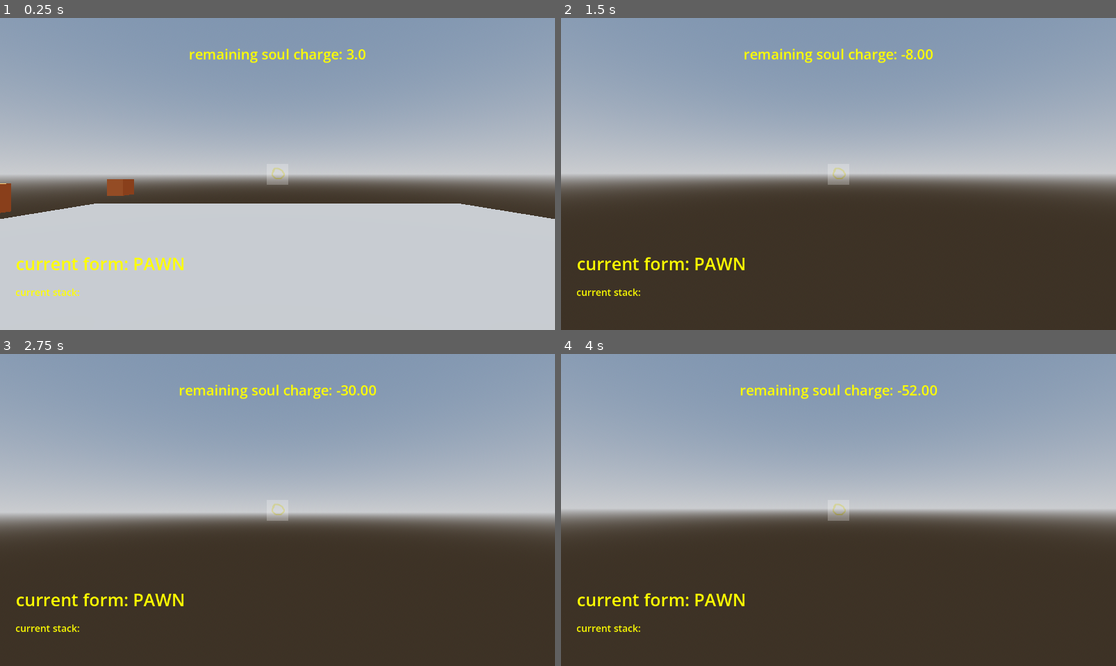
Above: before the commit, frames 1-4 (two rows, left to right).
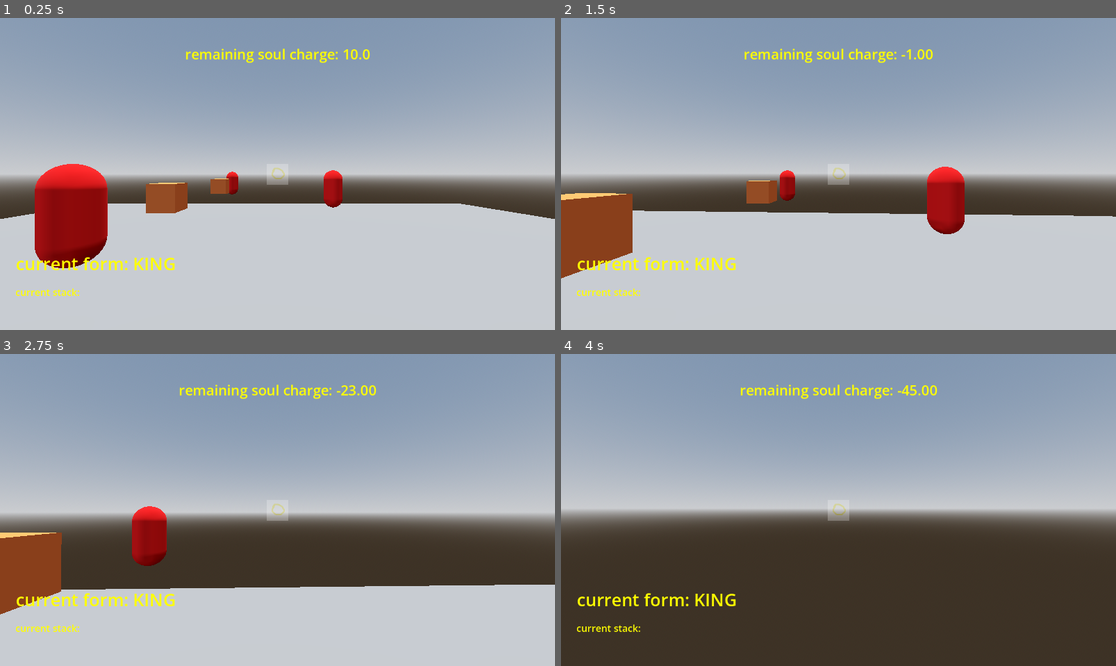
Above: after the commit, the same moments.

Repository: MarGamaDev/wolfenlike
Game: Godot game, scene res://Player/player test/player_test.tscn
Two runs of this game, one before a commit and one after it. Both use one fixed random seed, a clock stepped at 60 frames per second and the inputs below.
Inputs (mouse positions are in pixels of both pictures, inside the frame that each line leads up to):
- Up to frame 1 (0.25 s): no input
- Up to frame 2 (1.5 s): tap Enter at 0.5 s; move the mouse to (866, 174) at 0.52 s; hold W (player_forward) from 0.53 s (still down); tap Space (space) at 0.6 s; move the mouse to (810, 174) at 1.27 s; click (810, 174) at 1.35 s
- Up to frame 3 (2.75 s): keep holding W (player_forward); tap Space (space) at 1.55, 2.3 s; move the mouse to (288, 503) at 2.02 s; right-click (288, 503) at 2.1 s
- Up to frame 4 (4 s): keep holding W (player_forward); move the mouse to (832, 516) at 2.77 s; tap Space (space) at 2.85, 3.8 s; move the mouse to (877, 513) at 3.52 s; tap T (test_stop_dash) at 3.6 s

The runs differ from the first frame. In frame 1, 6.5% of the frame differs, in the area x 0-67%, y 9-81%; in frame 2, 40%, in the area x 0-100%, y 10-100%; in frame 3, 28%; in frame 4, 0.3%.

Commit message:
made a basic enemy and enemymanager
enemy snaps to grid

Diff:
--- /dev/null
+++ b/Enemies/enemy.gd
@@ -0,0 +1,6 @@
+class_name Enemy extends CharacterBody3D
+
+var grid_position : Vector2
+
+func on_hit(damage : float):
+	pass
--- /dev/null
+++ b/Enemies/enemy.tscn
@@ -0,0 +1,21 @@
+[gd_scene format=3 uid="uid://gjjyuimclynh"]
+
+[ext_resource type="Script" uid="uid://ym1h7imqx4eh" path="res://Enemies/enemy.gd" id="1_3ih25"]
+
+[sub_resource type="CapsuleShape3D" id="CapsuleShape3D_3ih25"]
+
+[sub_resource type="StandardMaterial3D" id="StandardMaterial3D_bxkaj"]
+albedo_color = Color(1, 0, 0, 1)
+
+[sub_resource type="CapsuleMesh" id="CapsuleMesh_47qgu"]
+material = SubResource("StandardMaterial3D_bxkaj")
+
+[node name="Enemy" type="CharacterBody3D" unique_id=1983620596 groups=["enemy"]]
+script = ExtResource("1_3ih25")
+metadata/_custom_type_script = "uid://ym1h7imqx4eh"
+
+[node name="CollisionShape3D" type="CollisionShape3D" parent="." unique_id=671428901]
+shape = SubResource("CapsuleShape3D_3ih25")
+
+[node name="MeshInstance3D" type="MeshInstance3D" parent="." unique_id=1973555824]
+mesh = SubResource("CapsuleMesh_47qgu")
--- /dev/null
+++ b/Enemies/enemy_manager.gd
@@ -0,0 +1,35 @@
+class_name EnemyManager extends Node3D
+
+@export var grid_size : int = 7
+@export var enemy_y_level : float = 1.8
+
+##currently an export just for testing
+var enemies : Array[Enemy] = []
+
+func _ready() -> void:
+	for i in get_children():
+		enemies.append(i)
+	print(enemies.size())
+	align_enemies()
+
+
+func align_enemies() -> void:
+	var spaces_taken : Array[Vector2] = []
+	for enemy : Enemy in enemies:
+		enemy.position.y = enemy_y_level
+		print(enemy.position)
+		var z_factor : float = floor(enemy.global_position.z / grid_size)
+		var x_factor : float = floor(enemy.global_position.x / grid_size)
+		enemy.grid_position = Vector2(x_factor,z_factor)
+		var space_taken_flag : bool = false
+		for coords in spaces_taken:
+			if enemy.grid_position == coords:
+				space_taken_flag = true
+		if space_taken_flag == false:
+			spaces_taken.append(enemy.grid_position)
+			enemy.global_position.z = (z_factor * grid_size) + (grid_size / 2)
+			enemy.global_position.x = (x_factor * grid_size) + (grid_size / 2)
+		else:
+			print("space taken!")
+		print(enemy.global_position)
+	pass
--- /dev/null
+++ b/Enemies/enemy_manager.tscn
@@ -0,0 +1,7 @@
+[gd_scene format=3 uid="uid://k0cst8r2vlvq"]
+
+[ext_resource type="Script" uid="uid://7ur6ithlc7do" path="res://Enemies/enemy_manager.gd" id="1_md8k8"]
+
+[node name="EnemyManager" type="Node3D" unique_id=647834905]
+script = ExtResource("1_md8k8")
+metadata/_custom_type_script = "uid://7ur6ithlc7do"
--- a/Player/player test/player_test.tscn
+++ b/Player/player test/player_test.tscn
@@ -3,7 +3,9 @@
 [ext_resource type="PackedScene" uid="uid://1bildu1y17ot" path="res://Player/player.tscn" id="1_r0ush"]
 [ext_resource type="Texture2D" uid="uid://bvwpteps4vk1w" path="res://testing stuff/temp crosshair.png" id="2_40dfu"]
 [ext_resource type="Script" uid="uid://bs3lfg2ug8uom" path="res://testing stuff/enemy_test.gd" id="2_f35bt"]
+[ext_resource type="PackedScene" uid="uid://gjjyuimclynh" path="res://Enemies/enemy.tscn" id="3_1ny3e"]
 [ext_resource type="PackedScene" uid="uid://cl8evi2c0lcyx" path="res://game objects/soul_pickup.tscn" id="4_sx4cf"]
+[ext_resource type="PackedScene" uid="uid://k0cst8r2vlvq" path="res://Enemies/enemy_manager.tscn" id="5_kx4w0"]
 
 [sub_resource type="ProceduralSkyMaterial" id="ProceduralSkyMaterial_fo6mw"]
 sky_horizon_color = Color(0.66224277, 0.6717428, 0.6867428, 1)
@@ -30,12 +32,32 @@
 [node name="WorldEnvironment" type="WorldEnvironment" parent="." unique_id=1603588350]
 environment = SubResource("Environment_ub18d")
 
-[node name="Player" parent="." unique_id=590664996 node_paths=PackedStringArray("test_soul_label", "test_stack_label", "name_label_test") groups=["player"] instance=ExtResource("1_r0ush")]
+[node name="Player" parent="." unique_id=590664996 node_paths=PackedStringArray("test_soul_label", "test_stack_label", "name_label_test") instance=ExtResource("1_r0ush")]
 transform = Transform3D(1, 0, 0, 0, 1, 0, 0, 0, 1, 0, 1.8187981, 0)
-test_form = 1
+test_form = 0
 test_soul_label = NodePath("../temp ui/SoulTestLabel")
 test_stack_label = NodePath("../temp ui/testformlabel2")
 name_label_test = NodePath("../temp ui/testformlabel")
+
+[node name="EnemyManager" parent="." unique_id=647834905 instance=ExtResource("5_kx4w0")]
+
+[node name="Enemy" parent="EnemyManager" unique_id=1983620596 instance=ExtResource("3_1ny3e")]
+transform = Transform3D(1, 0, 0, 0, 1, 0, 0, 0, 1, -2.2249293, 1.8210084, -6.747752)
+
+[node name="Enemy4" parent="EnemyManager" unique_id=765987639 instance=ExtResource("3_1ny3e")]
+transform = Transform3D(1, 0, 0, 0, 1, 0, 0, 0, 1, 2.2210793, 1.8210084, 2.2705827)
+
+[node name="Enemy5" parent="EnemyManager" unique_id=581034698 instance=ExtResource("3_1ny3e")]
+transform = Transform3D(1, 0, 0, 0, 1, 0, 0, 0, 1, 3.0348644, 1.8210084, 3.2191124)
+
+[node name="Enemy6" parent="EnemyManager" unique_id=182210630 instance=ExtResource("3_1ny3e")]
+transform = Transform3D(1, 0, 0, 0, 1, 0, 0, 0, 1, 1.772861, 1.8210084, 3.0826817)
+
+[node name="Enemy2" parent="EnemyManager" unique_id=504949349 instance=ExtResource("3_1ny3e")]
+transform = Transform3D(1, 0, 0, 0, 1, 0, 0, 0, 1, 3.0511642, 1.8210084, -9.144222)
+
+[node name="Enemy3" parent="EnemyManager" unique_id=22054702 instance=ExtResource("3_1ny3e")]
+transform = Transform3D(1, 0, 0, 0, 1, 0, 0, 0, 1, -0.32567644, 1.8210084, -17.293104)
 
 [node name="CSGBox3D" type="CSGBox3D" parent="." unique_id=678165903 groups=["world"]]
 use_collision = true
@@ -132,15 +154,15 @@
 text = "current stack: "
 
 [node name="SoulPickup" parent="." unique_id=96288971 instance=ExtResource("4_sx4cf")]
-transform = Transform3D(1, 0, 0, 0, 1, 0, 0, 0, 1, 9.6709, 1.7582631, 0)
+transform = Transform3D(1, 0, 0, 0, 1, 0, 0, 0, 1, 11.947277, 1.7582631, 0)
 soul_type = 4
 
 [node name="SoulPickup3" parent="." unique_id=72798552 instance=ExtResource("4_sx4cf")]
-transform = Transform3D(1, 0, 0, 0, 1, 0, 0, 0, 1, -10.057552, 1.7582631, -13.074112)
+transform = Transform3D(1, 0, 0, 0, 1, 0, 0, 0, 1, -3.9445305, 1.7582631, -14.042409)
 soul_type = 5
 
 [node name="SoulPickup4" parent="." unique_id=1900073874 instance=ExtResource("4_sx4cf")]
-transform = Transform3D(1, 0, 0, 0, 1, 0, 0, 0, 1, -10.057552, 1.7582631, -6.786813)
+transform = Transform3D(1, 0, 0, 0, 1, 0, 0, 0, 1, -4.0225906, 1.7582631, -7.481537)
 soul_type = 2
 
 [node name="SoulPickup5" parent="." unique_id=1511543021 instance=ExtResource("4_sx4cf")]
--- a/Player/player.tscn
+++ b/Player/player.tscn
@@ -13,7 +13,7 @@
 [sub_resource type="ConvexPolygonShape3D" id="ConvexPolygonShape3D_n8tg8"]
 points = PackedVector3Array(-0.12520654, -0.532801, -0.4805069, 0.022783129, 0.4760704, 0.49888408, 0.16971254, 0.55914 …(1084 unchanged characters)…
 
-[node name="Player" type="CharacterBody3D" unique_id=590664996 node_paths=PackedStringArray("test_form_list")]
+[node name="Player" type="CharacterBody3D" unique_id=590664996 node_paths=PackedStringArray("test_form_list") groups=["player"]]
 collision_layer = 5
 collision_mask = 2
 script = ExtResource("1_n8tg8")
--- a/project.godot
+++ b/project.godot
@@ -19,6 +19,7 @@
 
 pickup=""
 player=""
+enemy=""
 
 [input]
 
Not shown, added: Enemies/enemy.gd.uid
Not shown, added: Enemies/enemy_manager.gd.uid
